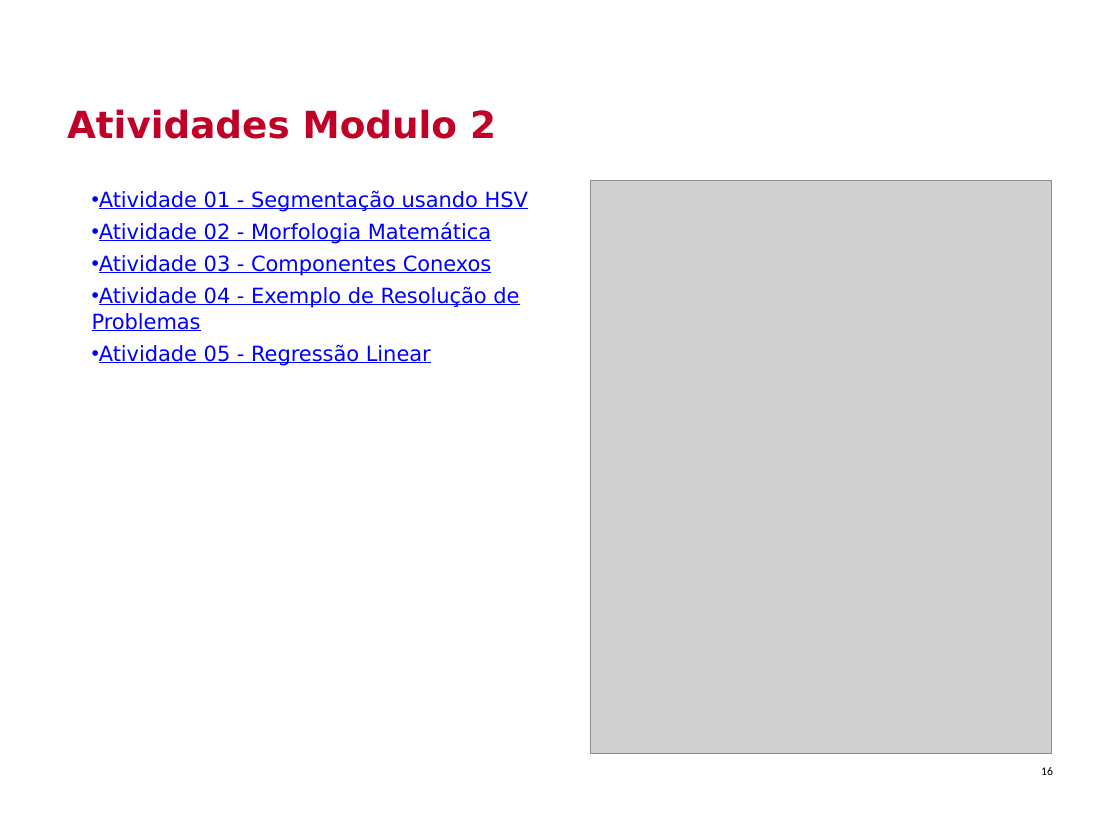
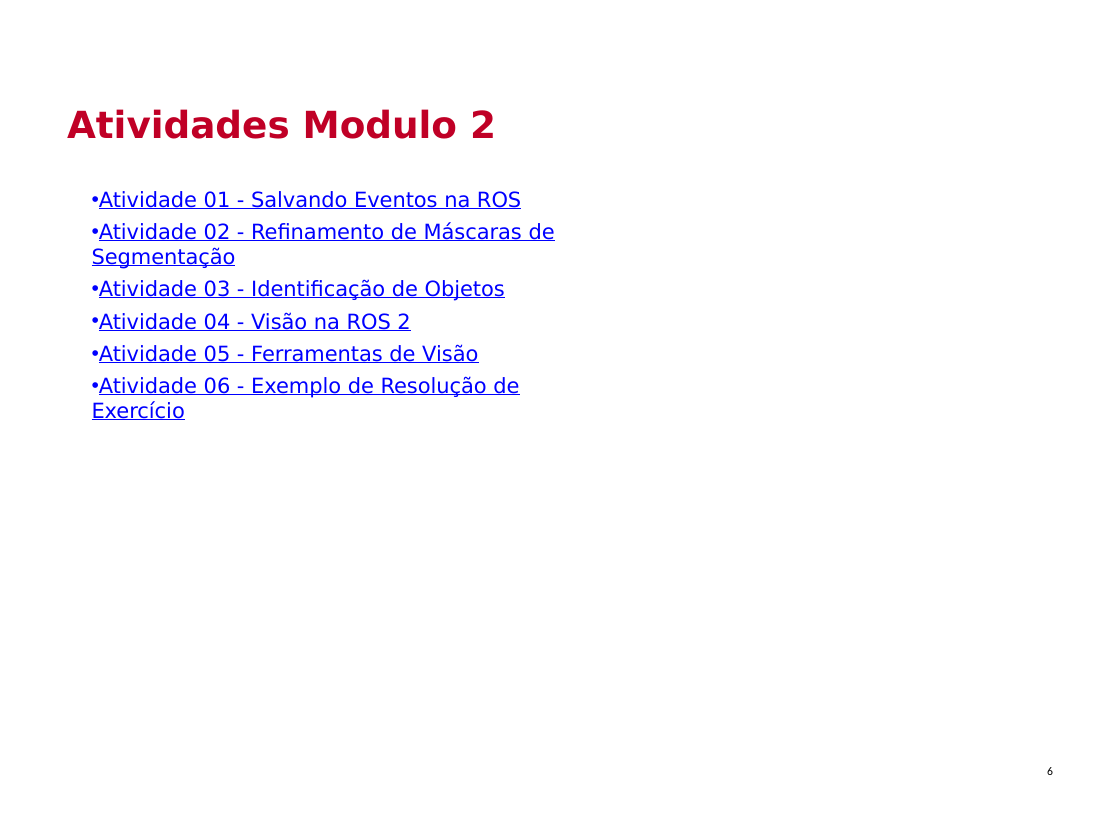
Before and after one commit to Insper/robotica-computacional, a slide deck: slide 6 of docs/modulos/05-visao-p2/slides.pptx (slide 16 before the commit). Drawn at 1120x840 pixels with LibreOffice and Linux fonts; fonts in the diff are those of the drawing; grey boxes stand for pictures; background and template pictures are left out. Boxes give left, top, right and bottom in pixels: in the first picture for what was removed or moved away, otherwise in the second. Text is boxed around its words. In the diff, an @@ line names an element or a change of style, - is before the commit and + after.

```diff
--- a/docs/modulos/05-visao-p2/slides.pptx
+++ b/docs/modulos/05-visao-p2/slides.pptx
@@ text at <box>92,191,555,420</box>: text changed @@
-• Atividade 01 - Segmentação usando HSV
-• Atividade 02 - Morfologia Matemática
-• Atividade 03 - Componentes Conexos
-• Atividade 04 - Exemplo de Resolução de Problemas
-• Atividade 05 - Regressão Linear
+• Atividade 01 - Salvando Eventos na ROS
+• Atividade 02 - Refinamento de Máscaras de Segmentação
+• Atividade 03 - Identificação de Objetos
+• Atividade 04 - Visão na ROS 2
+• Atividade 05 - Ferramentas de Visão
+• Atividade 06 - Exemplo de Resolução de Exercício
@@ picture removed at <box>590,180,1051,753</box> @@
@@ page number at <box>1047,767,1053,775</box>: text changed @@
-16
+6
```
Also in this commit, not shown: 11 slides removed, 2 other files.
